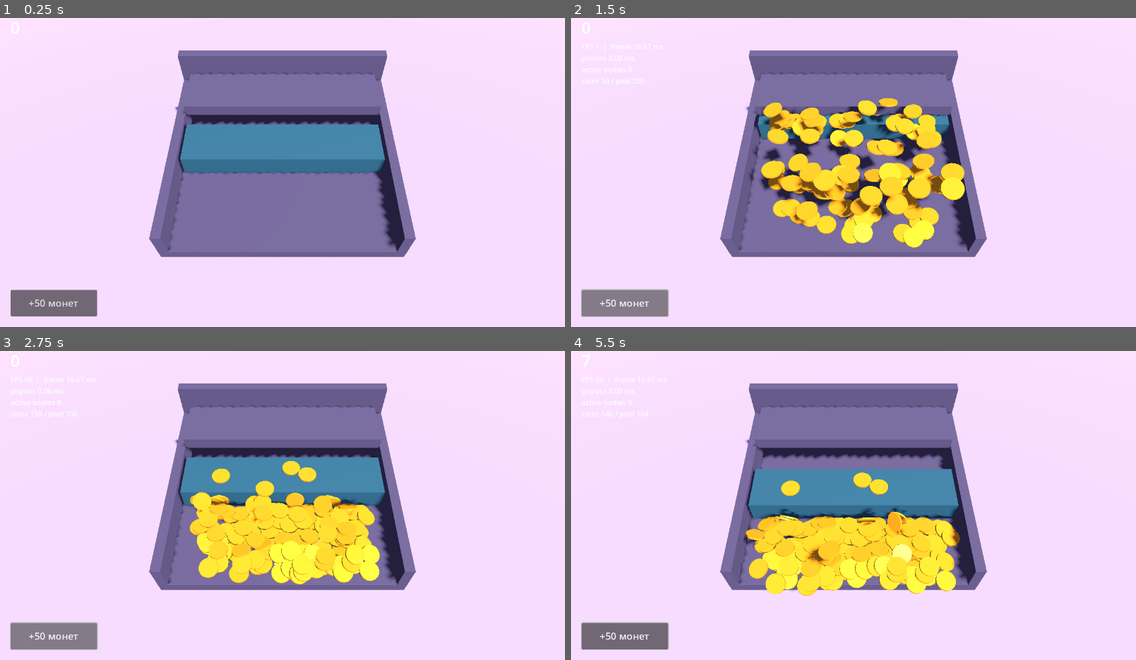
Above: before the commit, frames 1-4 (two rows, left to right).
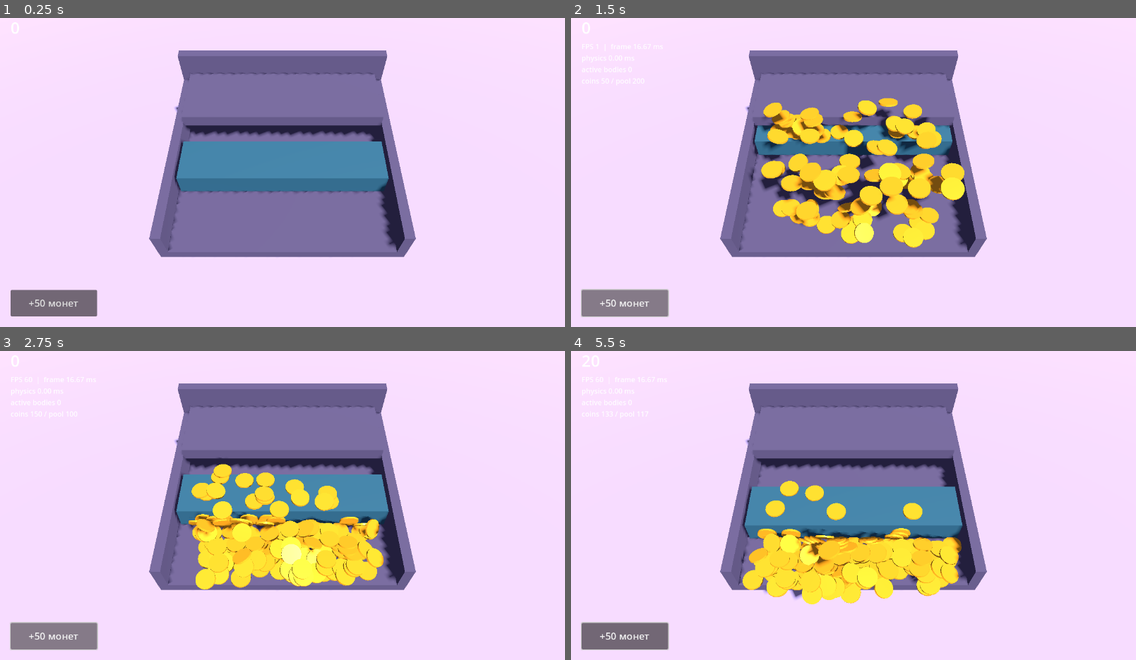
Above: after the commit, the same moments.

Repository: ui99ru/gold-harvester
Game: Godot game, scene res://scenes/main.tscn
Same seed, same stepped clock (60 frames per second), same inputs: the game is played once before the commit and once after it.
Inputs (mouse positions are in pixels of both pictures, inside the frame that each line leads up to):
- Up to frame 1 (0.25 s): no input
- Up to frame 2 (1.5 s): click "+50 монет" at 0.5 s; click "+50 монет" at 1.25 s
- Up to frame 3 (2.75 s): click "+50 монет" at 2 s
- Up to frame 4 (5.5 s): move the mouse to (977, 483) at 2.77 s; click (977, 483) at 2.92 s; move the mouse to (740, 517) at 3.52 s; click (740, 517) at 3.67 s; move the mouse to (910, 431) at 4.27 s; click (910, 431) at 4.42 s; move the mouse to (825, 564) at 5.02 s; click (825, 564) at 5.17 s

The runs differ from the first frame. In frame 1, 6.7% of the frame differs, in the area x 30-69%, y 29-57%; in frame 2, 3.7%; in frame 3, 9.3%; in frame 4, 12%, in the area x 2-70%, y 1-82%.

Commit message:
fix(godot): pusher closer to cliff - jammed pile now spills
On-device feedback: pile reached static equilibrium in the 3m free
zone and stopped spilling. Pusher base -1.3 -> -0.3 (front sweep
[-1.1, +2.5], 2m free zone), scraper hood edge follows to -1.2.
New seeded smoke-jam: 240 coins, 15s, asserts spill (score>=40),
pool bookkeeping and no duplicate releases. Jam scenario delivers
~50-70 coins vs ~0 before.

Co-Authored-By: Claude Fable 5 <noreply@anthropic.com>

Diff:
--- a/godot/scripts/main.gd
+++ b/godot/scripts/main.gd
@@ -119,7 +119,7 @@
 	# толкателя упираются в кромку капота и ссыпаются на дно в зону подметания.
 	# Низ капота 1.05 — чуть выше крыши толкателя (1.0), он скользит под капотом.
 	var hood_z_from := -half_l
-	var hood_z_to := -1.85
+	var hood_z_to := -1.2
 	_add_box(body, Vector3(TRAY_W, 0.55, hood_z_to - hood_z_from),
 		Vector3(0, 1.05 + 0.275, (hood_z_from + hood_z_to) / 2.0), mat)
 	# Передний край (z = +half_l) открыт — обрыв, зона сбора ниже (этап 3)
@@ -127,9 +127,10 @@
 
 func _build_pusher() -> void:
 	# В локальном (наклонном) пространстве лотка: скользит по дну у задней стенки
-	# Ход фронта: z ∈ [-2.1, +1.5]; в крайнем заднем положении тыл вплотную к стенке
+	# Ход фронта: z ∈ [-1.1, +2.5] — ближе к обрыву, свободная зона ~2 м:
+	# куча не находит статического равновесия, излишек сваливается
 	var pusher := PUSHER_SCENE.instantiate()
-	pusher.position = Vector3(0, 0.5, -1.3)
+	pusher.position = Vector3(0, 0.5, -0.3)
 	tray.add_child(pusher)
 
 
@@ -320,10 +321,13 @@
 		if arg.begins_with("--shot="):
 			_shot_path = arg.trim_prefix("--shot=")
 			_shot_frames_left = maxi(_shot_frames_left, 20)  # дать кадрам отрисоваться
-		elif arg == "--drop-demo":
-			# 50 монет для визуальной проверки (вместе с --shot)
-			_shot_frames_left = 150
-			for i in 50:
+		elif arg.begins_with("--drop-demo"):
+			# N монет для визуальной проверки (вместе с --shot): --drop-demo=240
+			var n := 50
+			if "=" in arg:
+				n = int(arg.get_slice("=", 1))
+			_shot_frames_left = 150 if n <= 50 else 900  # большой куче дать осесть
+			for i in n:
 				spawn_coin(Vector3(randf_range(-3, 3), 1.6 + (i % 5) * 0.3,
 					randf_range(-1.0, 4.0)))
 		elif arg.begins_with("--smoke-"):
@@ -352,6 +356,11 @@
 				-3.6 + 0.8 * (i % 10),
 				2.0 + 0.4 * floorf(i / 50.0),
 				-0.6 + 1.1 * (floori(i / 10.0) % 5)))
+	elif _smoke_mode == "jam":
+		# Сценарий «затор»: 240 монет, толкатель должен свалить излишек за 15 с
+		for i in 240:
+			spawn_coin(Vector3(randf_range(-3, 3), 1.6 + (i % 5) * 0.3,
+				randf_range(-1.0, 4.0)))
 
 
 func _physics_process(_delta: float) -> void:
@@ -373,6 +382,8 @@
 		_finish_smoke_pusher()
 	elif _smoke_mode == "stress" and _smoke_ticks >= 600:  # 10 c
 		_finish_smoke_stress()
+	elif _smoke_mode == "jam" and _smoke_ticks >= 900:  # 15 c
+		_finish_smoke_jam()
 
 
 func _finish_smoke_stack() -> void:
@@ -402,6 +413,23 @@
 	get_tree().quit(0 if ok else 1)
 
 
+func _finish_smoke_jam() -> void:
+	_smoke_mode = ""
+	var dups := _pool.size() - _count_unique(_pool)
+	var books_ok := score + active_coins() == 240 and _pool.size() == POOL_SIZE - active_coins()
+	var ok := dups == 0 and books_ok and score >= 40
+	print("SMOKE %s: score=%d active=%d pool=%d dups=%d" %
+		["OK" if ok else "FAIL", score, active_coins(), _pool.size(), dups])
+	get_tree().quit(0 if ok else 1)
+
+
+func _count_unique(arr: Array) -> int:
+	var seen := {}
+	for x in arr:
+		seen[x] = true
+	return seen.size()
+
+
 func _finish_smoke_stress() -> void:
 	_smoke_mode = ""
 	var avg_ms := 1000.0 * _phys_time_accum / 600.0
@@ -426,6 +454,8 @@
 		abs_path = ProjectSettings.globalize_path("res://").path_join(_shot_path)
 	DirAccess.make_dir_recursive_absolute(abs_path.get_base_dir())
 	var err := img.save_png(abs_path)
-	print("SHOT %s -> %s" % [("OK" if err == OK else "FAIL %d" % err), abs_path])
+	print("SHOT %s -> %s | score=%d active=%d pool=%d" %
+		[("OK" if err == OK else "FAIL %d" % err), abs_path,
+		score, active_coins(), _pool.size()])
 	_shot_path = ""
 	get_tree().quit(0 if err == OK else 1)
